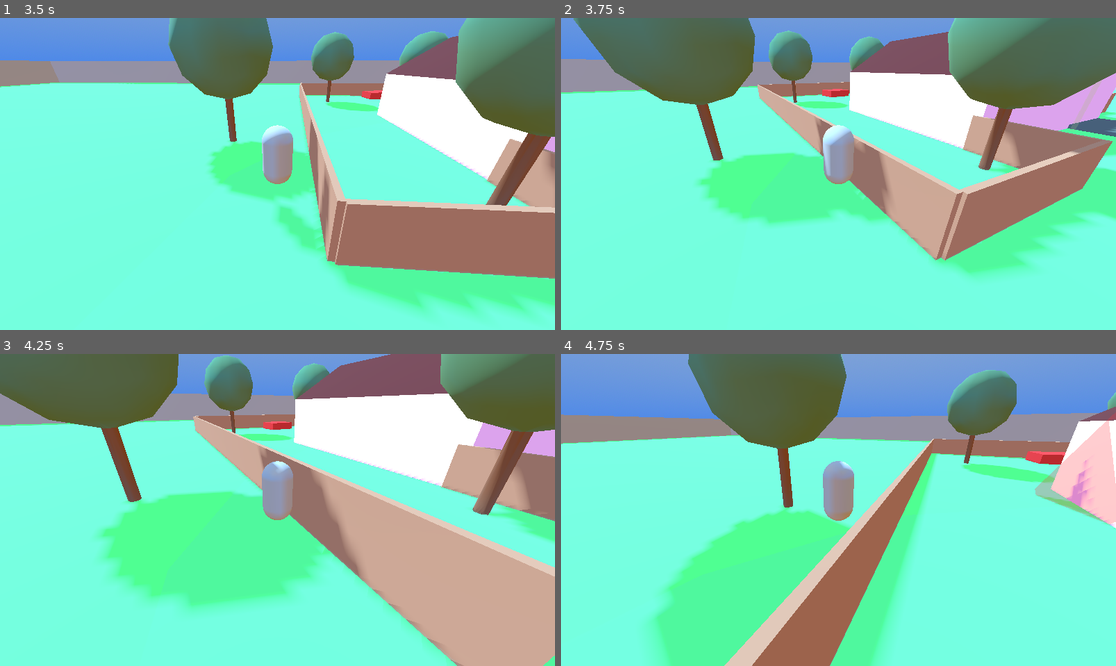
Above: before the commit, frames 1-4 (two rows, left to right).
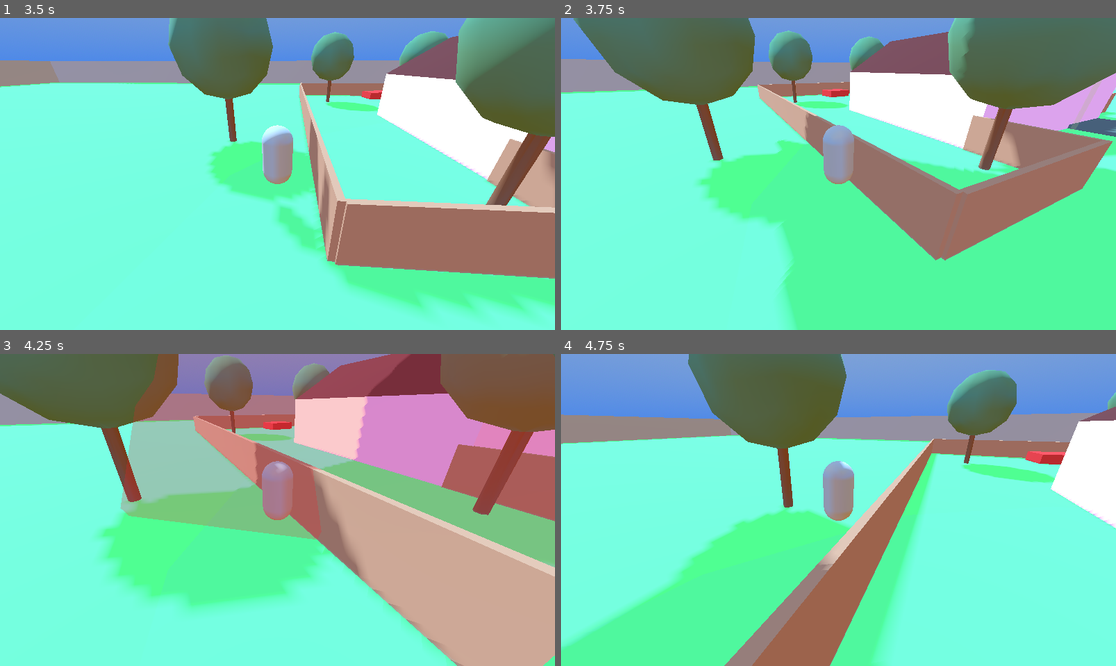
Above: after the commit, the same moments.

Repository: b0guslaw/LD58
Game: Godot game, scene res://neighborhood.tscn
The game is run twice, just before and just after one commit, with the same random seed, the same clock (stepped at 60 frames per second) and the same inputs.
Inputs (mouse positions are in pixels of both pictures, inside the frame that each line leads up to):
- Up to frame 1 (3.5 s): move the mouse to (305, 174) at 0.52 s; hold W (move_forward) from 0.53 s (still down); tap Space (jump) at 0.77, 1.52, 3.02 s; move the mouse to (249, 174) at 1.27 s; move the mouse to (288, 167) at 2.02 s; move the mouse to (271, 180) at 2.77 s
- Up to frame 2 (3.75 s): keep holding W (move_forward); move the mouse to (877, 177) at 3.52 s
- Up to frame 3 (4.25 s): keep holding W (move_forward); tap Space (jump) at 3.77 s
- Up to frame 4 (4.75 s): keep holding W (move_forward); move the mouse to (794, 506) at 4.27 s; tap Space (jump) at 4.52 s

Frame 1 is identical in both runs. In frame 2, 24% of the frame differs, in the area x 38-100%, y 0-100%; in frame 3, 38%, in the area x 21-100%, y 0-69%; in frame 4, 6.9%.

Commit message:
adds variance to 'search' state length

Diff:
--- a/doggo.gd
+++ b/doggo.gd
@@ -12,6 +12,7 @@
 		update_debug_tools()
 @export var chase_speed = 4.0
 @export var chase_give_up_time = 7.0
+@export var chase_give_up_variance = 2.0
 @export var chase_rotate_time = 1.0
 @export var wander_speed = 2.0
 @export var wander_range = 10.0: #raidus of wander from start pos
@@ -76,7 +77,8 @@
 	can_see_player = check_player_seen()
 
 	if can_see_player:
-		chase_timer = chase_give_up_time
+		var variance = randf_range(-chase_give_up_variance, chase_give_up_variance)
+		chase_timer = chase_give_up_time + variance
 		search_timer = 0.0
 		last_known_pos = player.global_position
 
@@ -130,13 +132,7 @@
 			last_known_pos = global_position
 			search_timer = 0.0
 	else:
-		velocity = Vector3.ZERO
-		search_timer -= delta
-		if search_timer <= 0:
-			var random_angle = randf() * TAU
-			search_direction = Vector3(cos(random_angle), 0, sin(random_angle))
-			search_timer = chase_rotate_time
-		smooth_look_at(search_direction, delta)
+		search_behavior(delta)
 
 func choose_new_wander_target():
 	var rand_angle = randf() * TAU
@@ -167,7 +163,7 @@
 func wander(delta):
 	if wander_timer > 0: # waiting
 		wander_timer -= delta
-		velocity = Vector3.ZERO
+		search_behavior(delta)
 		stuck_timer = 0
 		last_position = global_position
 		return
@@ -190,6 +186,15 @@
 		choose_new_wander_target()
 
 	smooth_look_at(direction, delta)
+
+func search_behavior(delta):
+	velocity = Vector3.ZERO
+	search_timer -= delta
+	if search_timer <= 0:
+		var random_angle = randf() * TAU
+		search_direction = Vector3(cos(random_angle), 0, sin(random_angle))
+		search_timer = chase_rotate_time
+	smooth_look_at(search_direction, delta)
 
 func check_if_stuck(delta, expected_speed: float) -> bool:
 	var expected_movement = expected_speed * delta
--- a/doggo.tscn
+++ b/doggo.tscn
@@ -30,6 +30,7 @@
 detection_range = 20.0
 detection_angle = 40.0
 wander_range = 20.0
+wander_pause_time = 4.0
 
 [node name="CollisionShape3D" type="CollisionShape3D" parent="."]
 transform = Transform3D(1, 0, 0, 0, -4.371139e-08, -1, 0, 1, -4.371139e-08, 0, 0.33369958, 0)
@@ -43,7 +44,7 @@
 
 [node name="RayCast3D" type="RayCast3D" parent="."]
 transform = Transform3D(1, 0, 0, 0, 1, 0, 0, 0, 1, 0, 0.2788539, 0.399777)
-target_position = Vector3(-0.83472604, 0, -2.3614433)
+target_position = Vector3(0.22391833, 0, -0.48504415)
 collision_mask = 3
 
 [node name="debug_vision_cone" type="Node3D" parent="."]
@@ -67,7 +68,7 @@
 [node name="debug_wander_target" type="Node3D" parent="."]
 
 [node name="CSGCylinder3D" type="CSGCylinder3D" parent="debug_wander_target"]
-transform = Transform3D(1, 0, 0, 0, 1, 0, 0, 0, 1, -0.83472604, 0.2788539, -1.9616663)
+transform = Transform3D(1, 0, 0, 0, 1, 0, 0, 0, 1, 0.22391833, 0.2788539, -0.08526716)
 top_level = true
 radius = 0.15
 height = 43.736
